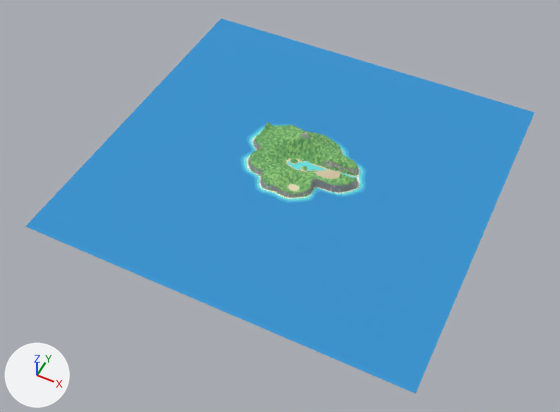
One commit to the Blender file assets/models/jurassic-island/island_terrain.blend: the scene before it, then after it.
Before and after are seen from a 50 mm camera at (343.0, -745.0, 826.0) aimed at (-2.0, -55.0, -37.0). The axes (+X, +Y, +Z) are drawn at lower left. The lights are the same throughout. The first picture is the older version.

In view in the first picture: 'Island', 'Water'.
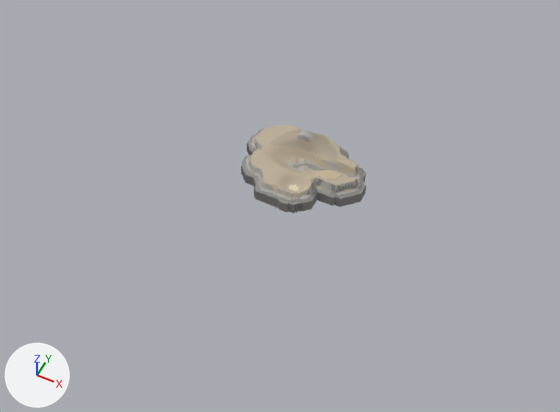
Where the change shows, as pixel boxes [x1, y1, x2, y2] in the pictures (560 x 412 px):
'Water', deleted
    before: [25, 18, 535, 394]
    faces in mat_water_deep (blue #3c95d1): [25, 18, 535, 394]
    faces in mat_water_shallow (cyan #6ae2e5): [244, 127, 363, 201]
    faces in mat_water_mid (cyan #4db4de): [240, 124, 366, 203]
    faces in mat_surf (white #f0faf9): [246, 133, 360, 199]
'Island', reshaped
    before: [247, 123, 359, 199]
    after: [241, 125, 366, 213]
part 1 of me_island, cut back
    before: [247, 123, 359, 199]

The change, as a list of edits to the scene's bpy script:
```text
Add mat_soil_high:
    mat_soil_high = principled_material('soil_high')
    mat_soil_high.base_color = (0.43, 0.372, 0.288)  # beige #afa492
    mat_soil_high.roughness = 0.92
    mat_soil_high.specular_ior_level = 0.15
Add mat_base:
    mat_base = principled_material('base')
    mat_base.base_color = (0.255, 0.25, 0.245)  # grey #8a8988
    mat_base.roughness = 0.92
    mat_base.specular_ior_level = 0.15
Add mat_soil_low:
    mat_soil_low = principled_material('soil_low')
    mat_soil_low.base_color = (0.505, 0.432, 0.325)  # beige #bcb09a
    mat_soil_low.roughness = 0.92
    mat_soil_low.specular_ior_level = 0.15
Change me_island:
    used by ob_island; location = (0.0, 0.0, 0.0)
    remove me_island.from_pydata(...)  # 13899 vertices, 27328 faces; spans x -122.0..122.0, y -112.0..112.0, z -18.0..35.0
    add me_island.from_pydata(...)  # 5665 vertices, 4760 faces; spans x -122.0..122.0, y -112.0..112.0, z -22.0..34.0
    me_island part 1: 37 vertices moved within x -84.0..96.0, y -70.0..58.0, z -4.0..18.0; 13459 vertices removed from x -122.0..122.0, y -112.0..112.0, z -18.0..35.0; 5225 vertices added at x -122.0..122.0, y -112.0..112.0, z -22.0..34.0
    remove me_island.materials.append(mat_seabed)  # pale yellow #dad6c0
    remove me_island.materials.append(mat_grass_light)  # green #94c879
    remove me_island.materials.append(mat_grass_mid)  # green #7ab46f
    remove me_island.materials.append(mat_grass_dark)  # green #63a061
    add me_island.materials.append(mat_soil_high)  # beige #afa492
    add me_island.materials.append(mat_soil_low)  # beige #bcb09a
    add me_island.materials.append(mat_base)  # grey #8a8988
Remove ob_water:
    ob_water = bpy.data.objects.new('Water', me_water)
    ob_water.location = (0.0, 0.0, 0.0)
```
